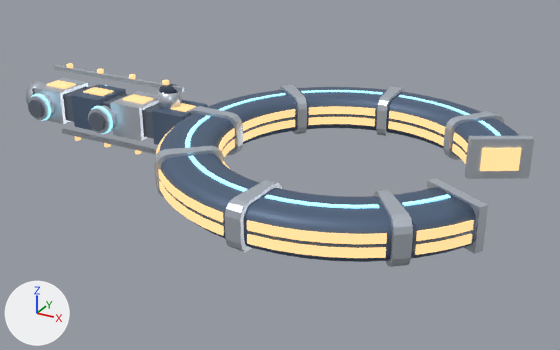
An edit to the glTF model design/assets/models/station-titan-dock.glb, drawn before and after from the same camera.
The view is the same before and after, from a 50 mm camera at (0.715, -1.134, 0.507) aimed at (0.084, 0.013, -0.067). The axes (+X, +Y, +Z) are drawn at lower left. The lights are the same throughout. The picture after the commit comes second. Where no turn or scale is listed for an object, it has been applied to the vertices.

The first picture shows 'berth_2', 'berth_4', 'concourse', 'spine'.
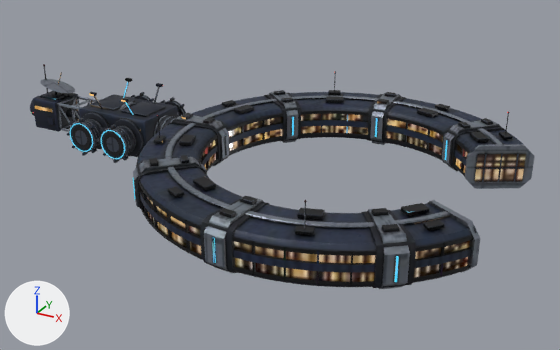
ob_root is not drawn itself; it is the parent of ob_berth_1, ob_berth_2, ob_berth_3, ob_berth_4.

What differs and where, as boxes [x1, y1, x2, y2] in the pictures (560 x 350 px):
```json
{"object": "station", "change": "added", "after": [30, 64, 535, 289]}
{"object": "concourse", "change": "deleted", "before": [154, 85, 534, 267], "faces in mat_hull (blue #596c86)": [160, 87, 519, 262], "faces in mat_window (brown #a08159, glowing beige #ffd495)": [156, 106, 522, 258], "faces in mat_alloy (white #d1dae5)": [154, 85, 534, 267], "faces in mat_seam (cyan #9ee8fd, glowing cyan #9ee8fd)": [185, 90, 501, 209]}
{"object": "spine", "change": "deleted", "before": [26, 63, 208, 154], "faces in mat_alloy (white #d1dae5)": [26, 65, 185, 154], "faces in mat_hull (blue #596c86)": [71, 84, 208, 145], "faces in mat_window (brown #a08159, glowing beige #ffd495)": [46, 63, 196, 154], "faces in mat_graphite (greyish blue #6f7986)": [32, 86, 159, 139], "faces in mat_glass (dark blue #303f55)": [159, 84, 177, 94]}
{"object": "berth_2", "change": "moved, rescaled, reshaped, turned", "before": [88, 105, 116, 134], "after": [97, 119, 143, 163]}
{"object": "berth_4", "change": "moved, rescaled, reshaped, turned", "before": [28, 93, 54, 121], "after": [67, 113, 110, 156]}
{"object": "berth_1", "change": "moved, rescaled", "after": [159, 97, 186, 117], "on screen": "not visible before"}
{"object": "berth_3", "change": "moved, rescaled", "after": [131, 92, 154, 102], "on screen": "not visible before"}
```

The change, as JSON lines over the scene's bpy script:
```json
{"op": "add", "block": "img_station_normal", "code": ["img_station_normal = load_image('station_normal', '_unpacked/station_normal', 512, 512, 'Non-Color')"]}
{"op": "add", "block": "img_station_orm", "code": ["img_station_orm = load_image('station_orm', '_unpacked/station_orm', 512, 512, 'Non-Color')"]}
{"op": "add", "block": "img_station_emit", "code": ["img_station_emit = load_image('station_emit', '_unpacked/station_emit', 512, 512, 'sRGB')"]}
{"op": "add", "block": "img_station_albedo", "code": ["img_station_albedo = load_image('station_albedo', '_unpacked/station_albedo', 1024, 1024, 'sRGB')"]}
{"op": "add", "block": "mat_station_baked", "code": ["mat_station_baked = bpy.data.materials.new('station_baked')", "# uses the picture img_station_albedo", "# uses the picture img_station_emit", "# uses the picture img_station_normal", "# uses the picture img_station_orm"]}
{"op": "add", "block": "me_station", "code": ["me_station = bpy.data.meshes.new('station')", "me_station.from_pydata(...)  # 12200 vertices, 23036 faces; spans x -0.5..0.5, y -0.346..0.346, z -0.072..0.072", "me_station.materials.append(mat_station_baked)"]}
{"op": "set", "path": "ob_root.location", "old": "(0.216, 0.0, 0.0)", "new": "(0.201, 0.0, -0.0252)"}
{"op": "set", "path": "ob_root.scale", "old": "(0.663, 0.663, 0.663)", "new": "(0.0715, 0.0715, 0.0715)"}
{"op": "set", "path": "ob_berth_2", "old": "bpy.data.objects.new('berth_2', me_berth_2)", "new": "bpy.data.objects.new('berth_2', me_berth_1)"}
{"op": "set", "path": "ob_berth_2.location", "old": "(-0.74, -0.0836, 0.0)", "new": "(-5.78, -1.066, 0.0)"}
{"op": "set", "path": "ob_berth_2.rotation_euler", "old": "(0.0, 0.0, 0.0)", "new": "(-3.142, -1.571, 0.0)", "note": "degrees (0, 0, 0) -> degrees (-180, -90, 0)"}
{"op": "set", "path": "ob_berth_2.scale", "old": "(0.0426, 0.0426, 0.0426)", "new": "(0.52, 0.52, 0.52)"}
{"op": "set", "path": "ob_berth_4", "old": "bpy.data.objects.new('berth_4', me_berth_4)", "new": "bpy.data.objects.new('berth_4', me_berth_1)"}
{"op": "set", "path": "ob_berth_4.location", "old": "(-0.98, -0.0836, 0.0)", "new": "(-6.86, -1.066, 0.0)"}
{"op": "set", "path": "ob_berth_4.rotation_euler", "old": "(0.0, 0.0, 0.0)", "new": "(-3.142, -1.571, 0.0)", "note": "degrees (0, 0, 0) -> degrees (-180, -90, 0)"}
{"op": "set", "path": "ob_berth_4.scale", "old": "(0.0426, 0.0426, 0.0426)", "new": "(0.52, 0.52, 0.52)"}
{"op": "remove", "block": "ob_concourse", "code": ["ob_concourse = bpy.data.objects.new('concourse', me_concourse)", "ob_concourse.location = (0.197, 0.0, 0.0)"]}
{"op": "remove", "block": "ob_spine", "code": ["ob_spine = bpy.data.objects.new('spine', me_spine)", "ob_spine.location = (-0.288, 0.0, 0.0)"]}
{"op": "add", "block": "ob_station", "code": ["ob_station = bpy.data.objects.new('station', me_station)", "ob_station.location = (0.0, 0.0, 0.0)"]}
```
